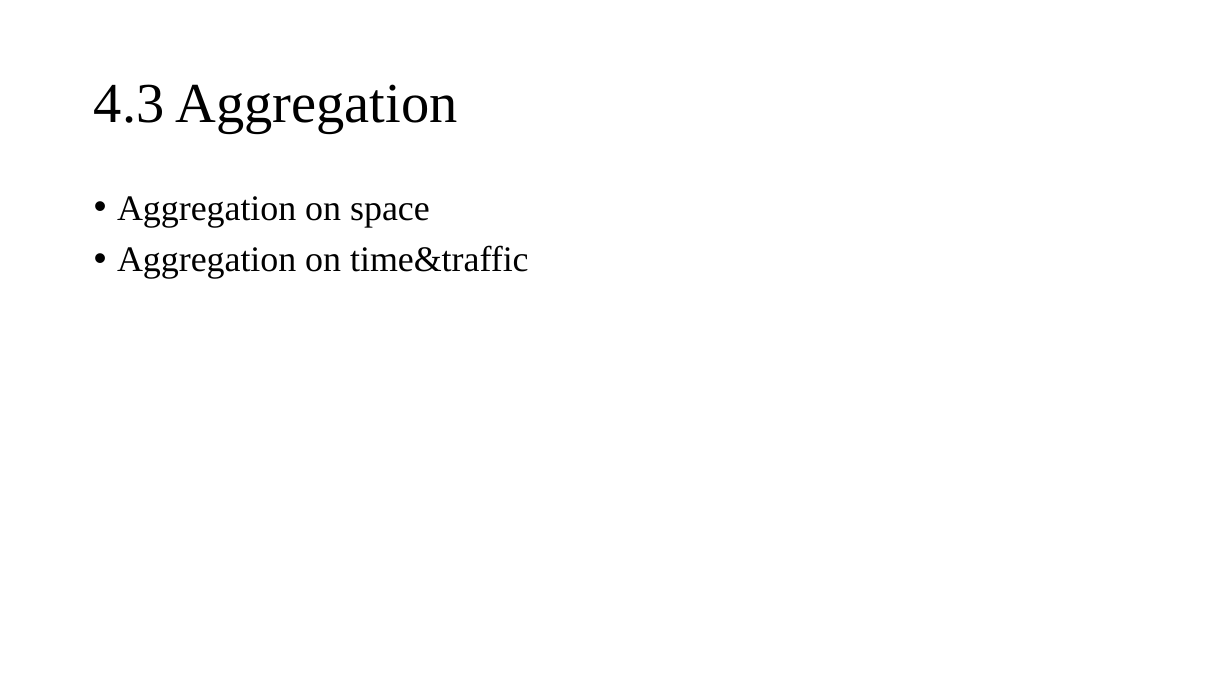
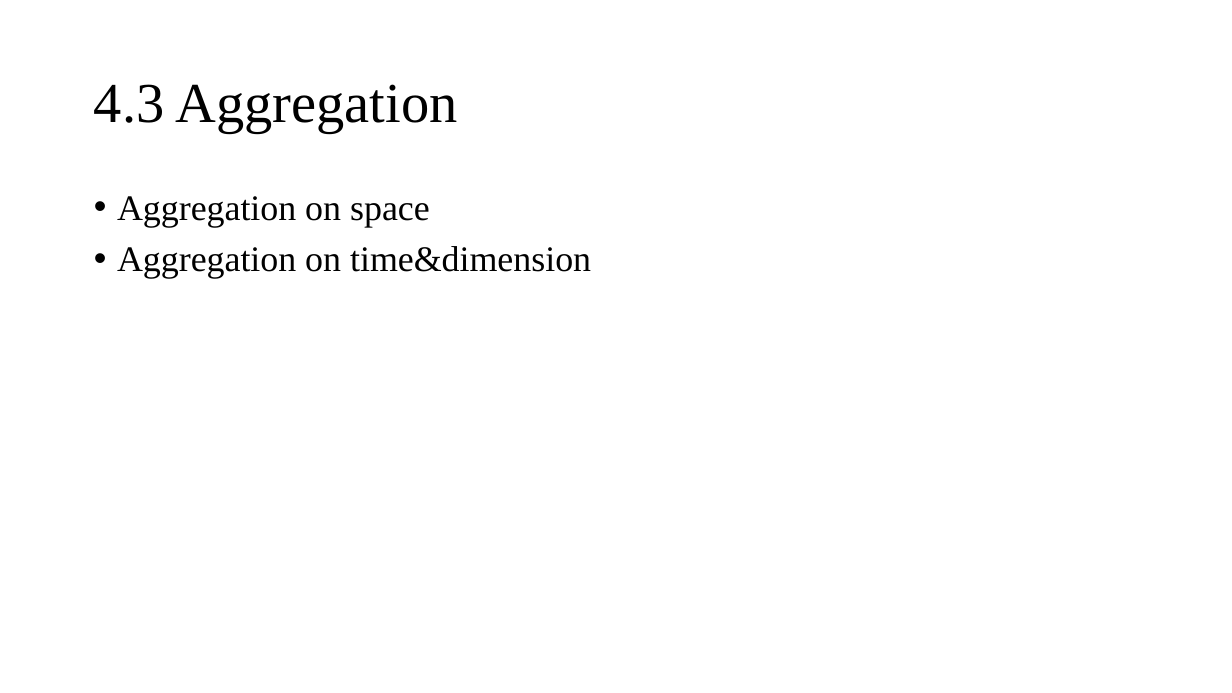
Before and after one commit to Lipox/Dimension, a slide deck: slide 20 of dimensions.pptx (slide 26 before the commit). Drawn at 1232x693 pixels with LibreOffice and Linux fonts; fonts in the diff are those of the drawing. Boxes give left, top, right and bottom in pixels: in the first picture for what was removed or moved away, otherwise in the second. Text is boxed around its words. In the diff, an @@ line names an element or a change of style, - is before the commit and + after.

```diff
--- a/dimensions.pptx
+++ b/dimensions.pptx
@@ text at [117, 246, 591, 279]: text changed @@
-• Aggregation on time&traffic
+• Aggregation on time&dimension
```
Also in this commit, not shown: 6 other slides changed, 2 slides added, 8 slides removed.
